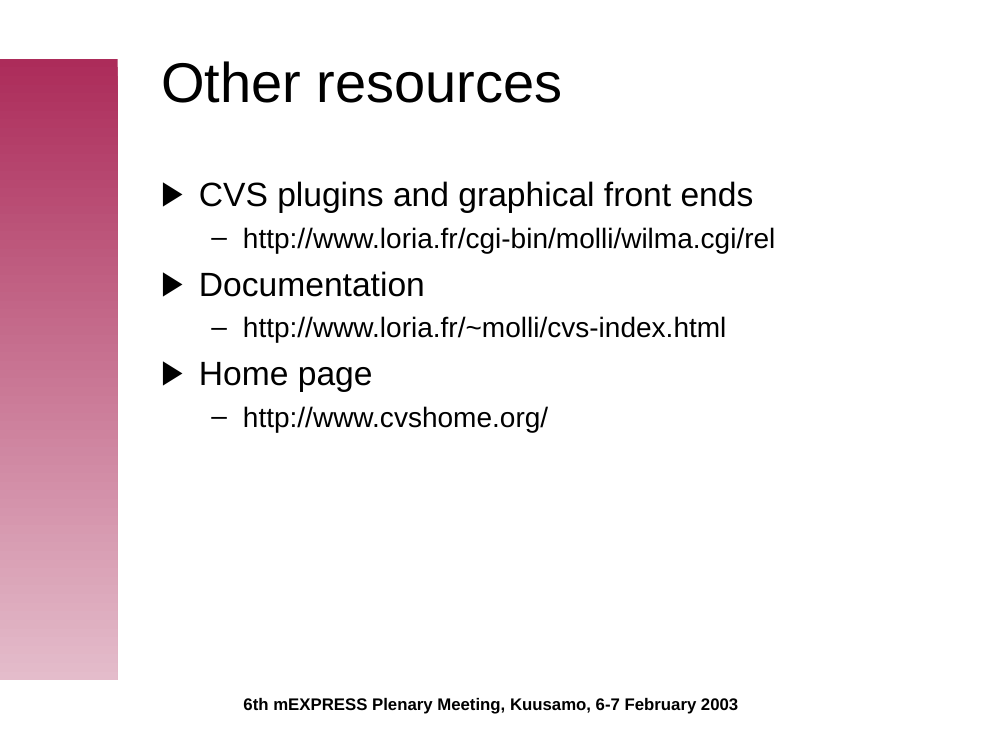
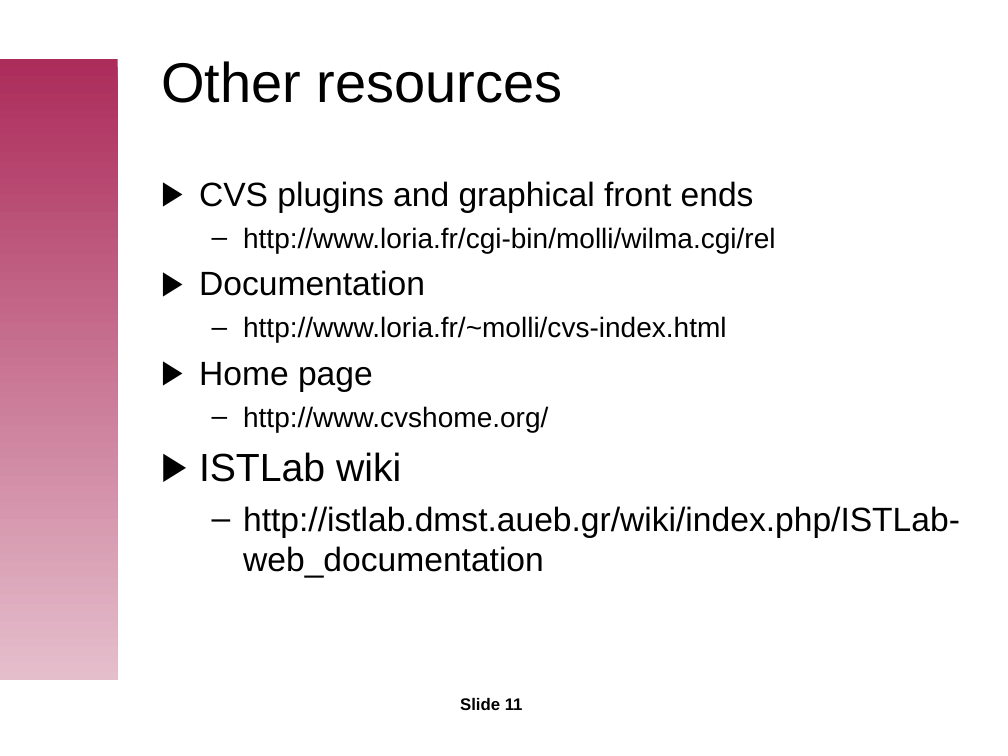
Before and after one commit to istlab/web, a slide deck: slide 11 of doc/presentations/admin/cvs-tutorial.ppt. Drawn at 1008x756 pixels with LibreOffice and Linux fonts; fonts in the diff are those of the drawing; background and template pictures are left out. Boxes give left, top, right and bottom in pixels: in the first picture for what was removed or moved away, otherwise in the second. Text is boxed around its words. In the diff, an @@ line names an element or a change of style, - is before the commit and + after.

```diff
--- a/doc/presentations/admin/cvs-tutorial.ppt
+++ b/doc/presentations/admin/cvs-tutorial.ppt
@@ text at bbox=[199, 452, 960, 578]: paragraphs added @@
+▶ ISTLab wiki
+  – http://istlab.dmst.aueb.gr/wiki/index.php/ISTLab-web_documentation
@@ page number at bbox=[460, 698, 523, 710]: text changed @@
-6th mEXPRESS Plenary Meeting, Kuusamo, 6-7 February 2003
+Slide 11
```
Also in this commit, not shown: 10 other slides changed.
